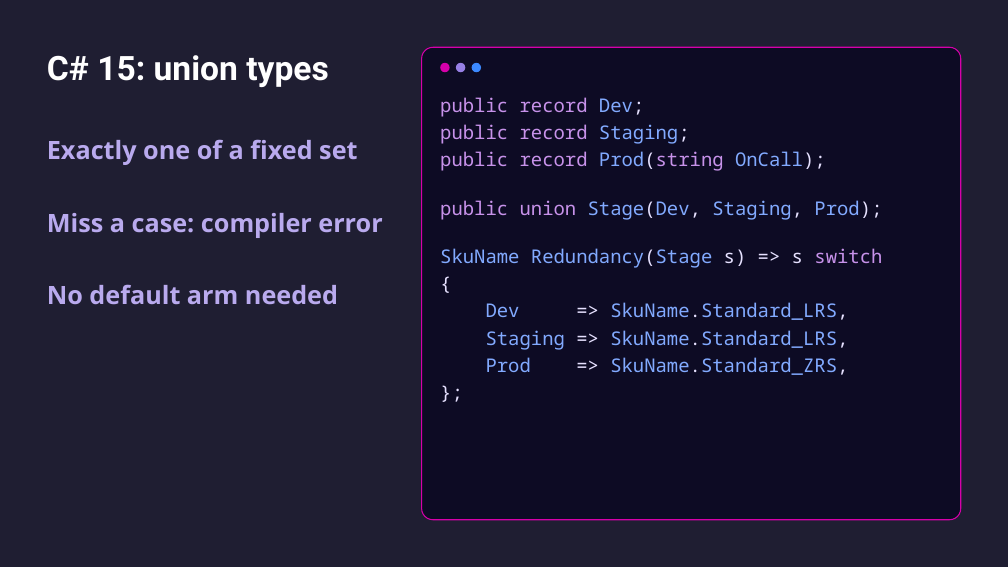
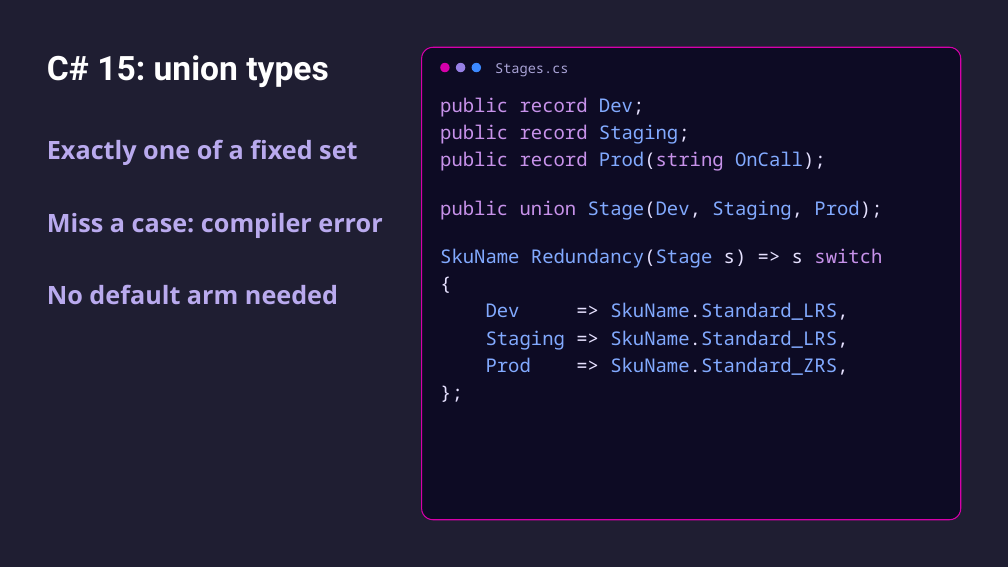
Before and after one commit to CamSoper/infrastructure-as-actual-code, a slide deck: slide 10 of slides/infrastructure-as-actual-code.pptx. Drawn at 1008x567 pixels with LibreOffice and Linux fonts; fonts in the diff are those of the drawing. Boxes give left, top, right and bottom in pixels: in the first picture for what was removed or moved away, otherwise in the second. Text is boxed around its words. In the diff, an @@ line names an element or a change of style, - is before the commit and + after.

```diff
--- a/slides/infrastructure-as-actual-code.pptx
+++ b/slides/infrastructure-as-actual-code.pptx
@@ text added at (x1=495, y1=63, x2=569, y2=77), 13 pt, text #A9A3D6 @@
+Stages.cs
```
Also in this commit, not shown: 1 other slide changed, 1 other file.
